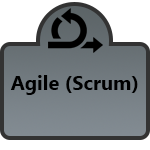
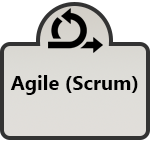
Revision of a layered (150, 150) image; what changed, layer by layer:
painted on "Rounded Rectangle 1" over (4, 6, 146, 136)
